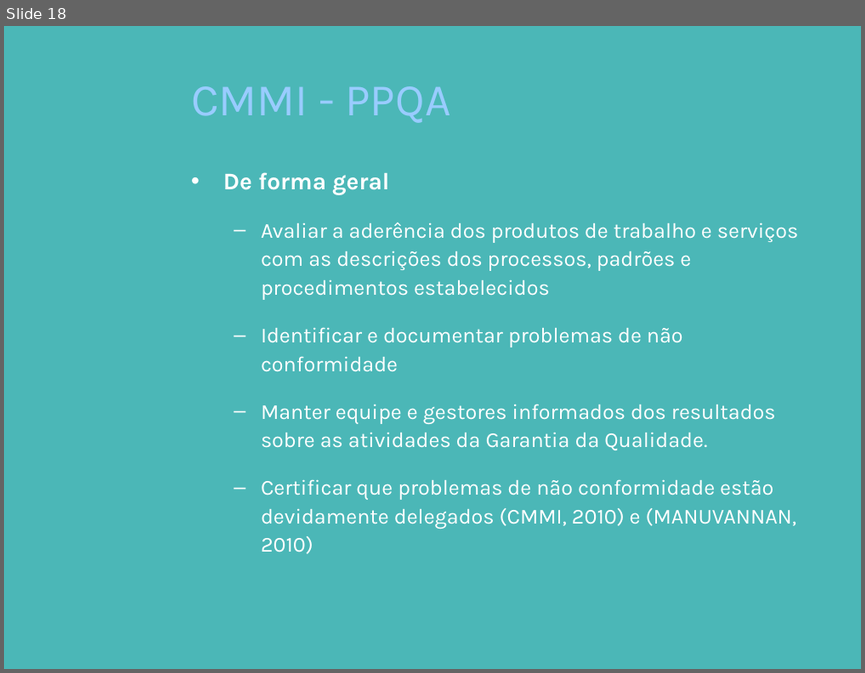
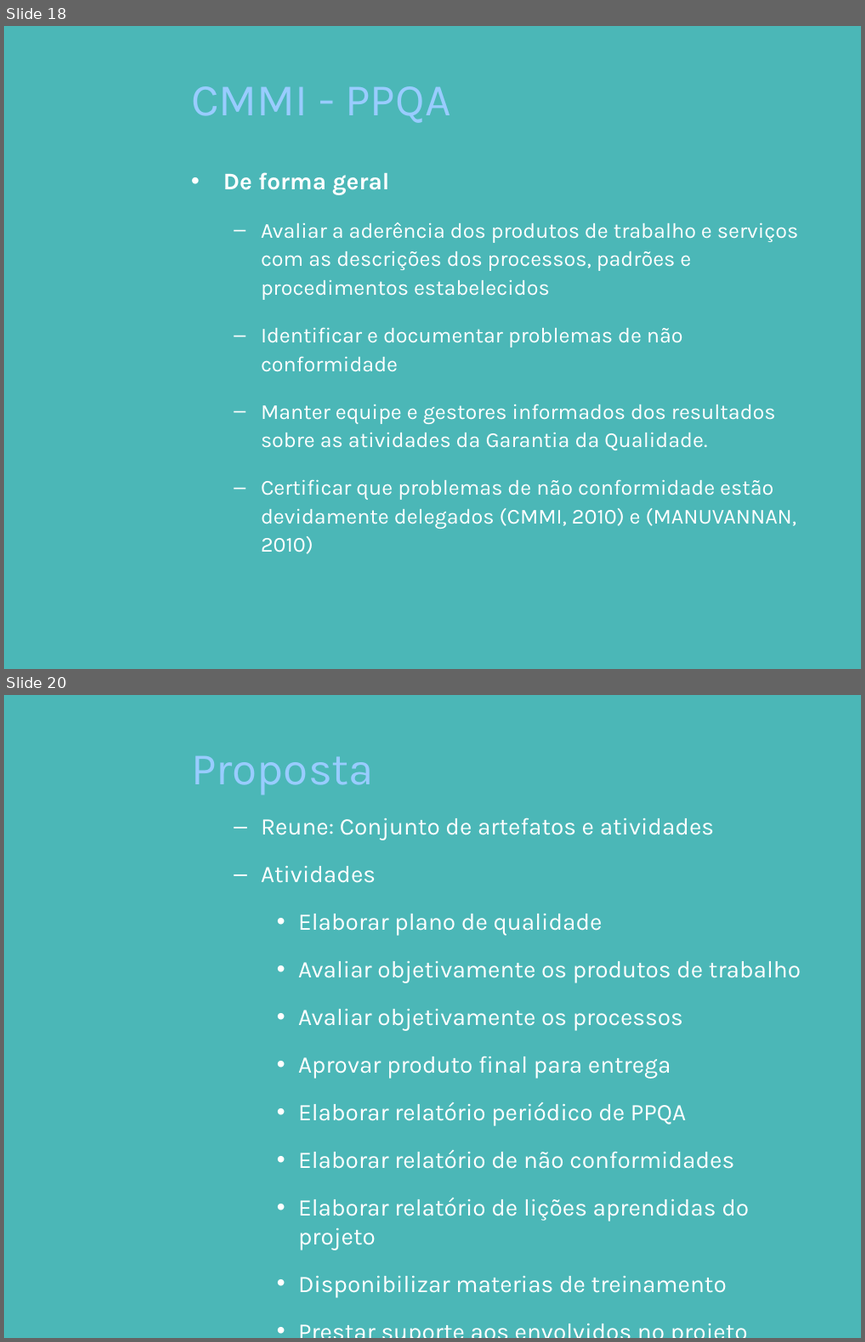
Before and after one commit to pddnew/monografia, a slide deck: presentation/presentation_1.0.0.pptx. Shown one above the other, each under a label of ours: slide 18 before the commit, slides 18 and 20 after it; the slides between them are not shown. The pictures are 865x673 and 865x1342 pixels, drawn with LibreOffice and Linux fonts; fonts in the diff are those of the drawing; background and template pictures are left out. Boxes give left, top, right and bottom in pixels: in the first picture for what was removed or moved away, otherwise in the second. Text is boxed around its words. In the diff, an @@ line names an element or a change of style, - is before the commit and + after.

```diff
--- a/presentation/presentation_1.0.0.pptx
+++ b/presentation/presentation_1.0.0.pptx
@@ slide 20 added at box(4, 695, 861, 1338), background picture (left out) @@
@@ title added at box(191, 756, 374, 794), 38 pt, text #99CCFF @@
+Proposta
@@ text added at box(261, 817, 800, 1298), 20 pt, text #FFFFFF @@
+  – Reune: Conjunto de artefatos e atividades
+  – Atividades
+    • Elaborar plano de qualidade
+    • Avaliar objetivamente os produtos de trabalho
+    • Avaliar objetivamente os processos
+    • Aprovar produto final para entrega
+    • Elaborar relatório periódico de PPQA
+    • Elaborar relatório de não conformidades
+    • Elaborar relatório de lições aprendidas do projeto
+    • Disponibilizar materias de treinamento
+    • Prestar suporte aos envolvidos no projeto
```
Also in this commit, not shown: 1 slide changed, 4 other slides added, 6 other files.
